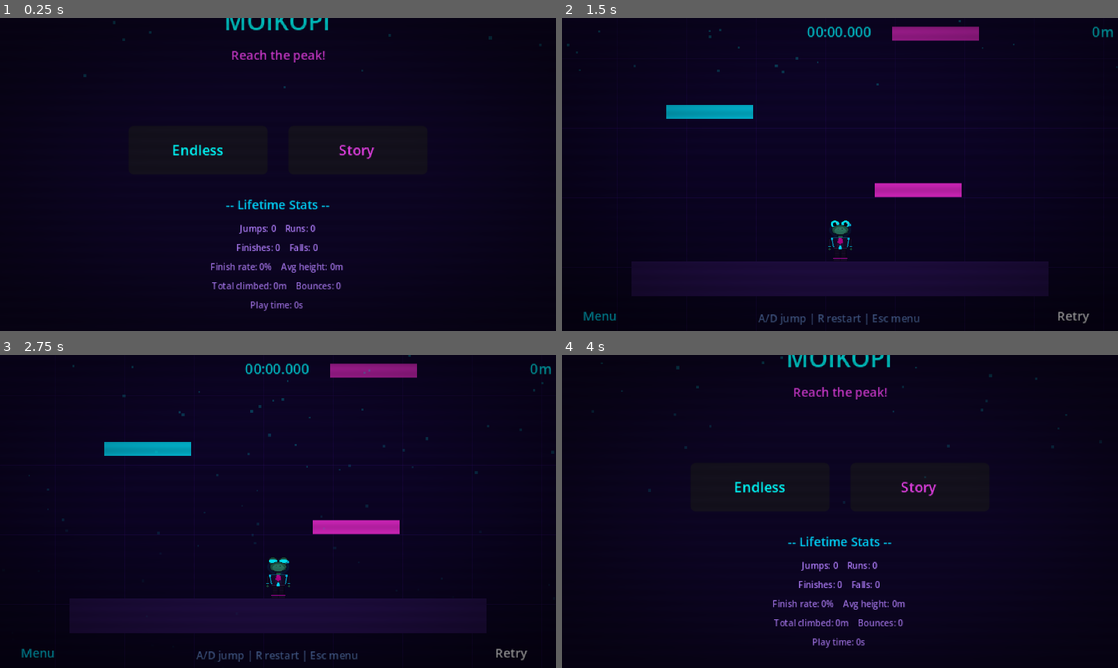
Above: before the commit, frames 1-4 (two rows, left to right).
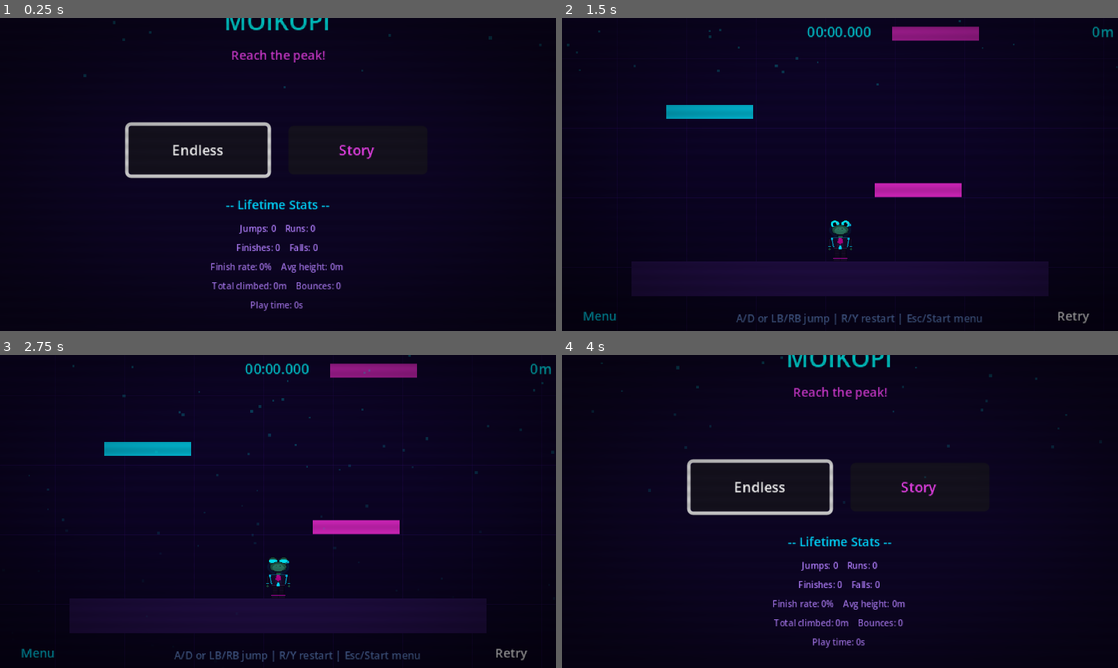
Above: after the commit, the same moments.

Repository: abdulmuhaimin-work/moikopi
Game: Godot game, scene res://scenes/menu.tscn
Same seed, same stepped clock (60 frames per second), same inputs: the game is played once before the commit and once after it. Sound files missing from this copy of the repository are replaced by a short silence.
Inputs:
- Up to frame 1 (0.25 s): no input
- Up to frame 2 (1.5 s): click "Endless" at 0.5 s; click "Retry" at 1.25 s
- Up to frame 3 (2.75 s): click "Retry" at 2 s
- Up to frame 4 (4 s): click "Retry" at 2.75 s; click "Menu" at 3.5 s

The runs differ from the first frame. In frame 1, 1.2% of the frame differs, in the area x 22-49%, y 33-52%; in frame 2, 0.6%; in frame 3, 0.6%; in frame 4, 1.2%.

Commit message:
feat: add controller/gamepad support
Input mapping (project.godot):
- jump_left: LB/L1, D-pad left, left stick left
- jump_right: RB/R1, D-pad right, left stick right
- restart: Y/Triangle, Back/Select
- menu: Start, B/Circle
- gamepad_accept: A/Cross (for UI confirmation)

Menu (menu.gd):
- Endless button grabs focus on load for D-pad navigation
- Focus neighbors set between Endless and Story buttons
- A button confirms the currently focused button

In-game UI (ui.gd):
- Controls hint updated to show both keyboard and gamepad buttons
- Fail panel grabs focus on Retry button when it appears
- A button confirms focused fail panel button

All keyboard and touch input preserved (backward compatible).

Co-authored-by: Abdul Muhaimin <abdulmuhaimin.work@gmail.com>

Diff:
--- a/project.godot
+++ b/project.godot
@@ -35,22 +35,37 @@
 "deadzone": 0.5,
 "events": [Object(InputEventKey,"resource_local_to_scene":false,"resource_name":"","device":-1,"window_id":0,"alt_press …(191 unchanged characters)…
 , Object(InputEventKey,"resource_local_to_scene":false,"resource_name":"","device":-1,"window_id":0,"alt_pressed":false …(187 unchanged characters)…
+, Object(InputEventJoypadButton,"resource_local_to_scene":false,"resource_name":"","device":-1,"button_index":9,"pressure":0.0,"pressed":false,"script":null)
+, Object(InputEventJoypadButton,"resource_local_to_scene":false,"resource_name":"","device":-1,"button_index":13,"pressure":0.0,"pressed":false,"script":null)
+, Object(InputEventJoypadMotion,"resource_local_to_scene":false,"resource_name":"","device":-1,"axis":0,"axis_value":-1.0,"script":null)
 ]
 }
 jump_right={
 "deadzone": 0.5,
 "events": [Object(InputEventKey,"resource_local_to_scene":false,"resource_name":"","device":-1,"window_id":0,"alt_press …(192 unchanged characters)…
 , Object(InputEventKey,"resource_local_to_scene":false,"resource_name":"","device":-1,"window_id":0,"alt_pressed":false …(187 unchanged characters)…
+, Object(InputEventJoypadButton,"resource_local_to_scene":false,"resource_name":"","device":-1,"button_index":10,"pressure":0.0,"pressed":false,"script":null)
+, Object(InputEventJoypadButton,"resource_local_to_scene":false,"resource_name":"","device":-1,"button_index":14,"pressure":0.0,"pressed":false,"script":null)
+, Object(InputEventJoypadMotion,"resource_local_to_scene":false,"resource_name":"","device":-1,"axis":0,"axis_value":1.0,"script":null)
 ]
 }
 restart={
 "deadzone": 0.5,
 "events": [Object(InputEventKey,"resource_local_to_scene":false,"resource_name":"","device":-1,"window_id":0,"alt_press …(192 unchanged characters)…
+, Object(InputEventJoypadButton,"resource_local_to_scene":false,"resource_name":"","device":-1,"button_index":3,"pressure":0.0,"pressed":false,"script":null)
+, Object(InputEventJoypadButton,"resource_local_to_scene":false,"resource_name":"","device":-1,"button_index":4,"pressure":0.0,"pressed":false,"script":null)
 ]
 }
 menu={
 "deadzone": 0.5,
 "events": [Object(InputEventKey,"resource_local_to_scene":false,"resource_name":"","device":-1,"window_id":0,"alt_press …(196 unchanged characters)…
+, Object(InputEventJoypadButton,"resource_local_to_scene":false,"resource_name":"","device":-1,"button_index":6,"pressure":0.0,"pressed":false,"script":null)
+, Object(InputEventJoypadButton,"resource_local_to_scene":false,"resource_name":"","device":-1,"button_index":1,"pressure":0.0,"pressed":false,"script":null)
+]
+}
+gamepad_accept={
+"deadzone": 0.5,
+"events": [Object(InputEventJoypadButton,"resource_local_to_scene":false,"resource_name":"","device":-1,"button_index":0,"pressure":0.0,"pressed":false,"script":null)
 ]
 }
 
--- a/scripts/menu.gd
+++ b/scripts/menu.gd
@@ -23,13 +23,19 @@
 	if DisplayServer.is_touchscreen_available():
 		controls_label.text = "Tap = Endless | Left/Right = Jump"
 	else:
-		controls_label.text = "A/D = Jump | R = Restart | Esc = Menu"
+		controls_label.text = "A/D or LB/RB = Jump | R/Y = Restart | Esc/Start = Menu"
 
 	# Lifetime stats
 	_update_stats()
 
 	# Neon atmosphere on menu
 	_create_menu_neon_particles()
+
+	# Gamepad: give focus to the Endless button so D-pad/stick can navigate
+	btn_endless.grab_focus()
+	# Set focus neighbors so D-pad left/right moves between buttons
+	btn_endless.focus_neighbor_right = btn_story.get_path()
+	btn_story.focus_neighbor_left = btn_endless.get_path()
 
 
 func _update_stats() -> void:
@@ -58,6 +64,13 @@
 		_on_endless()
 	elif event.is_action_pressed("jump_left") or event.is_action_pressed("jump_right"):
 		_on_endless()
+	elif event.is_action_pressed("gamepad_accept"):
+		# A button confirms the focused button (Endless or Story)
+		var focused := get_viewport().gui_get_focus_owner()
+		if focused == btn_story:
+			_on_story()
+		else:
+			_on_endless()
 
 
 func _on_endless() -> void:
--- a/scripts/ui.gd
+++ b/scripts/ui.gd
@@ -36,7 +36,7 @@
 	if _is_mobile:
 		restart_hint.text = "Left = jump left | Right = jump right"
 	else:
-		restart_hint.text = "A/D jump | R restart | Esc menu"
+		restart_hint.text = "A/D or LB/RB jump | R/Y restart | Esc/Start menu"
 
 
 func _on_goal_reached(time_str: String) -> void:
@@ -91,6 +91,10 @@
 		AudioManager.play_fall()
 		AudioManager.stop_bgm()
 		AudioManager.stop_rain()
+		# Gamepad: grab focus on Retry so controller can navigate
+		fail_btn_retry.grab_focus()
+		fail_btn_retry.focus_neighbor_right = fail_btn_menu.get_path()
+		fail_btn_menu.focus_neighbor_left = fail_btn_retry.get_path()
 
 
 func _input(_event: InputEvent) -> void:
@@ -98,6 +102,12 @@
 		GameManager.restart()
 	if Input.is_action_just_pressed("menu"):
 		GameManager.go_to_menu()
+	if Input.is_action_just_pressed("gamepad_accept") and fail_panel.visible:
+		var focused := get_viewport().gui_get_focus_owner()
+		if focused == fail_btn_menu:
+			_on_menu()
+		else:
+			_on_restart()
 
 
 func _on_restart() -> void:
